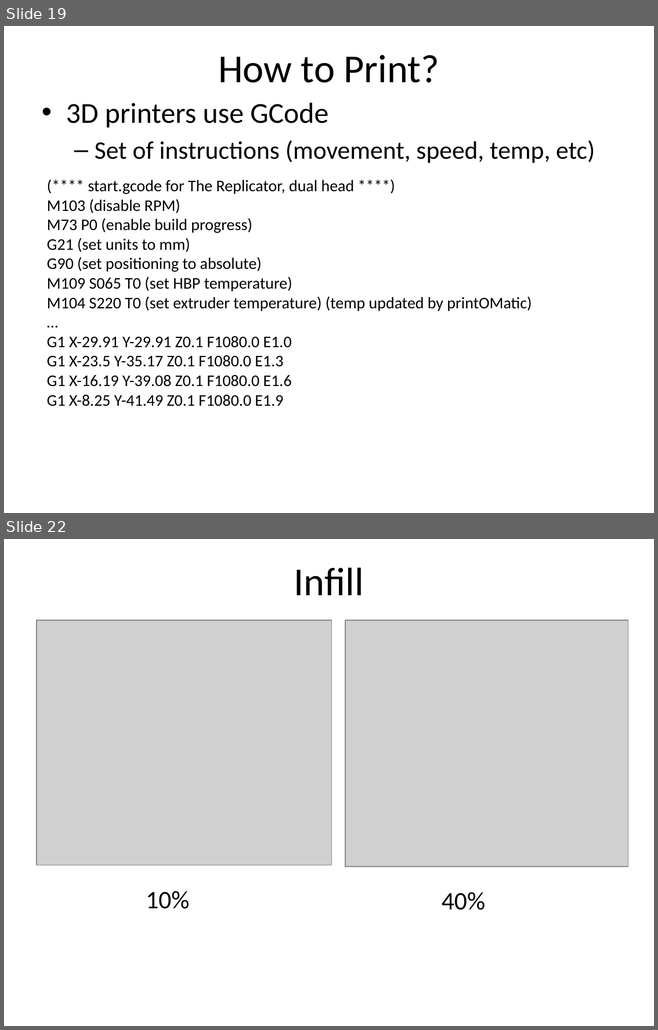
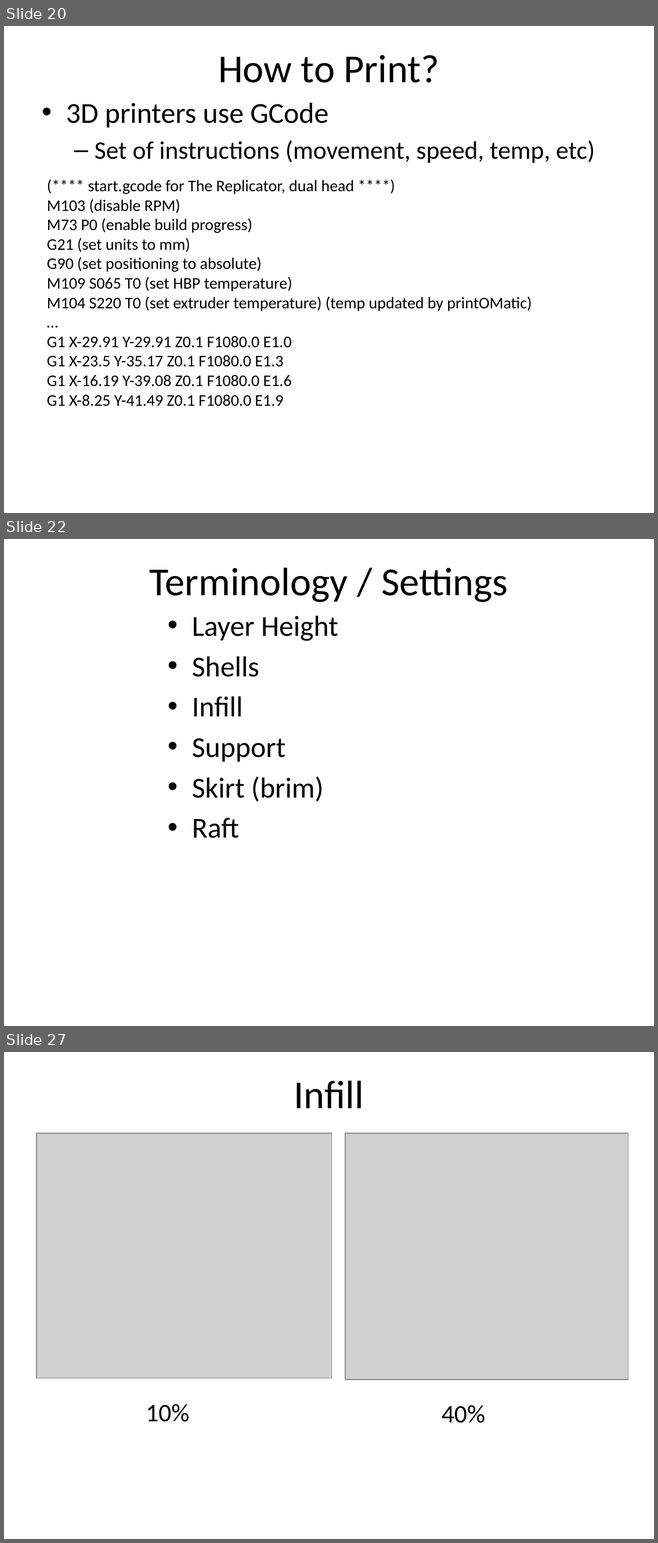
Before and after one commit to dykebert/GDI_3D_Printing_Intro, a slide deck: Introduction to 3D Printing.pptx. Shown one above the other, each under a label of ours: slides 19 and 22 before the commit, slides 20, 22 and 27 after it; the slides between them are not shown. The pictures are 658x1030 and 658x1543 pixels, drawn with LibreOffice and Linux fonts; fonts in the diff are those of the drawing; grey boxes stand for pictures. Boxes give left, top, right and bottom in pixels: in the first picture for what was removed or moved away, otherwise in the second. Text is boxed around its words. In the diff, an @@ line names an element or a change of style, - is before the commit and + after.

```diff
--- a/Introduction to 3D Printing.pptx
+++ b/Introduction to 3D Printing.pptx
@@ slide 22 added at <box>4,539,654,1026</box>, background #FFFFFF @@
@@ title added at <box>149,567,508,602</box>, 44 pt, text #000000 @@
+Terminology / Settings
@@ text added at <box>192,616,338,838</box>, 32 pt, text #000000 @@
+• Layer Height
+• Shells
+• Infill
+• Support
+• Skirt (brim)
+• Raft
@@ what was slide 19 is now slide 20 @@
@@ what was slide 22 is now slide 27 @@
```
Also in this commit, not shown: 4 slides changed, 6 other slides added.
